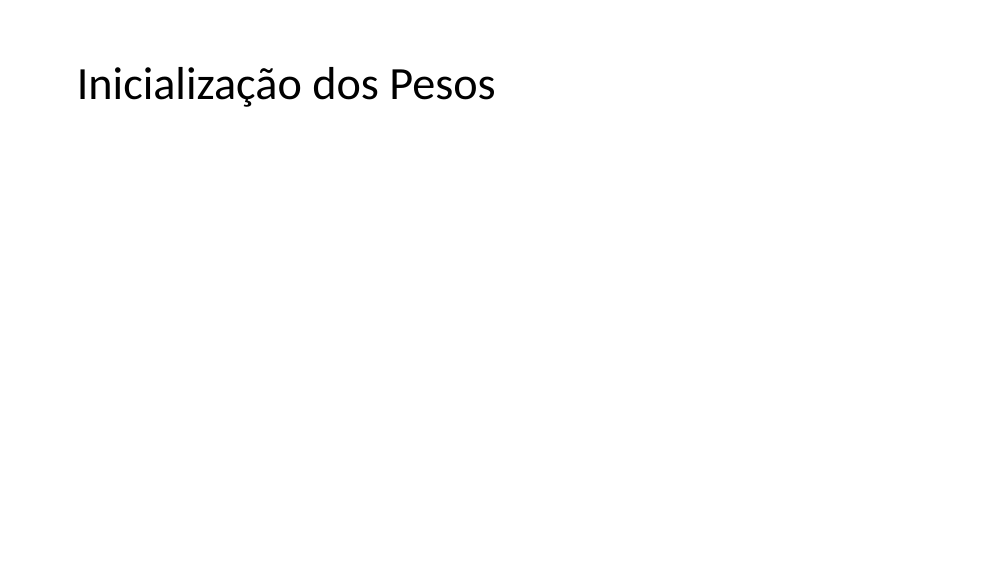
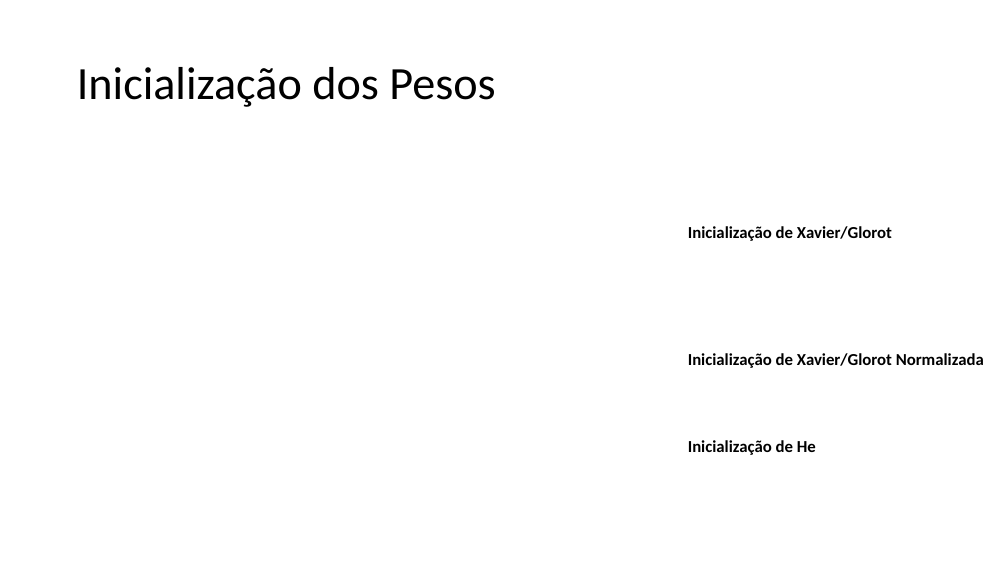
Before and after one commit to zz4fap/t320_aprendizado_de_maquina, a slide deck: slide 17 of slides/T320_Redes_Neurais_Artificiais (Parte IV).pptx. Drawn at 1008x567 pixels with LibreOffice and Linux fonts; fonts in the diff are those of the drawing; grey boxes stand for pictures. Boxes give left, top, right and bottom in pixels: in the first picture for what was removed or moved away, otherwise in the second. Text is boxed around its words. In the diff, an @@ line names an element or a change of style, - is before the commit and + after.

```diff
--- a/slides/T320_Redes_Neurais_Artificiais (Parte IV).pptx
+++ b/slides/T320_Redes_Neurais_Artificiais (Parte IV).pptx
@@ text added at bbox=[688, 226, 892, 241], 16 pt, text #000000, bold @@
+Inicialização de Xavier/Glorot
@@ text added at bbox=[688, 353, 984, 368], 16 pt, text #000000, bold @@
+Inicialização de Xavier/Glorot Normalizada
@@ text added at bbox=[688, 440, 816, 455], 16 pt, text #000000, bold @@
+Inicialização de He
```
Also in this commit, not shown: 9 other slides changed, 1 slide removed.
